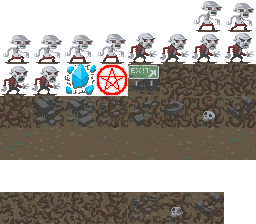
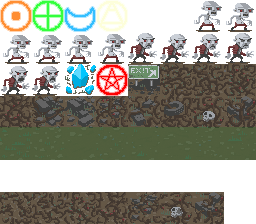
Layer changes from the first 256 × 224 image to the second:
added group "Air Tower" (80%) with 2 layers above "Water Tower" over [96, 0, 128, 32]
added layer "Layer 14 copy" in group "Air Tower" over [97, 1, 127, 31]
added group "Water Tower" (80%) with 2 layers above "Earth Tower" over [64, 6, 96, 32]
added layer "Layer 12" (1st of 2, in "Water Tower") in group "Water Tower" over [65, 7, 95, 31]
added group "Earth Tower" (80%) with 2 layers above "Fire Tower" over [32, 0, 64, 32]
added layer "Layer 12" (2nd of 2, in "Earth Tower") in group "Earth Tower" over [33, 1, 63, 31]
added group "Fire Tower" (80%) with 2 layers above "Crystal" over [0, 0, 32, 32]
added layer "Layer 11" in group "Fire Tower" over [1, 1, 31, 31]
renamed "Layer 10" to "white", hid it, moved it into group "Fire Tower" over [0, 0, 32, 32]
added group "Ground" with 1 layers above "Projectile" over [32, 128, 64, 160]
added layer "Layer 15" above "Layer 1" over [0, 127, 256, 160]
